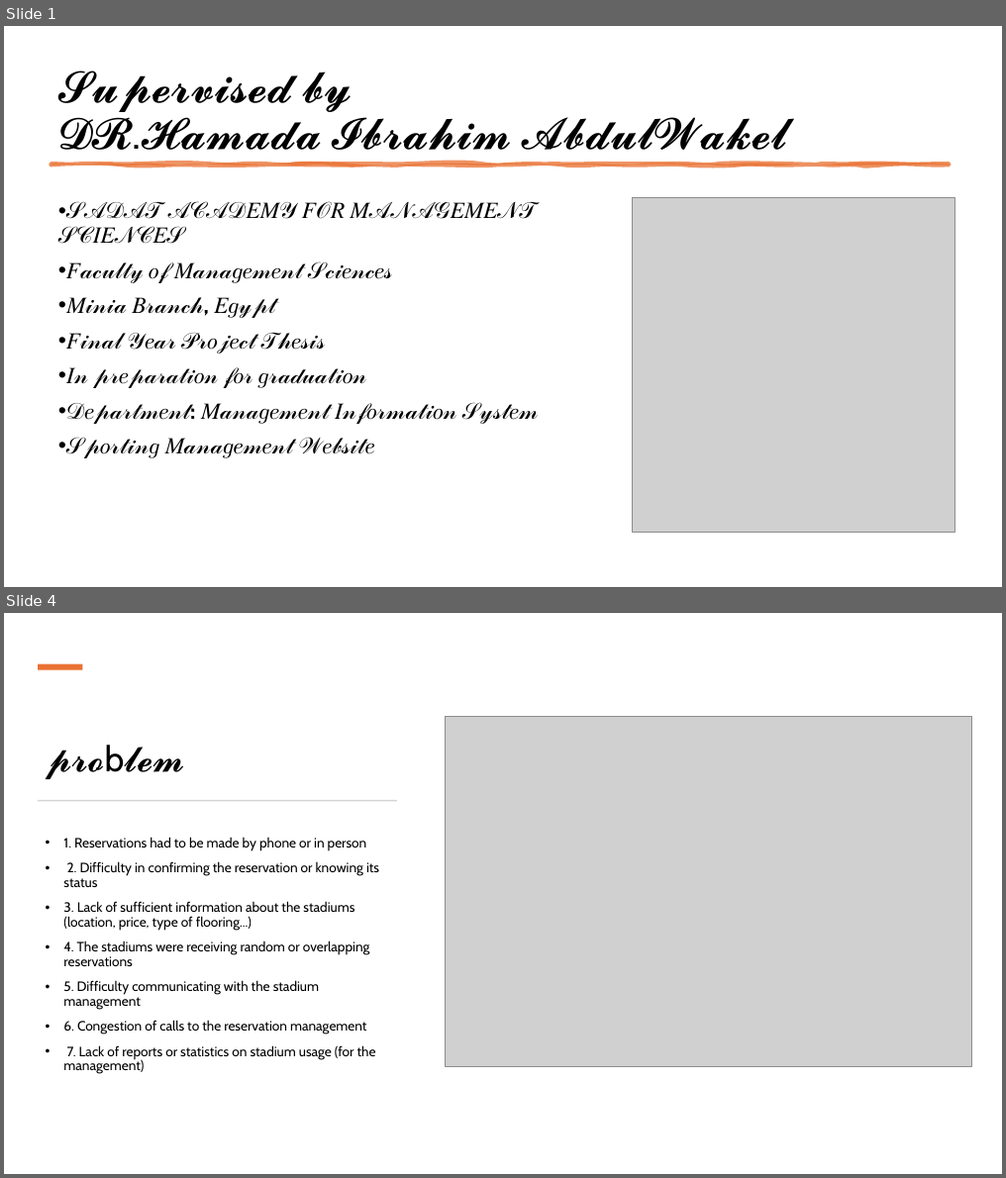
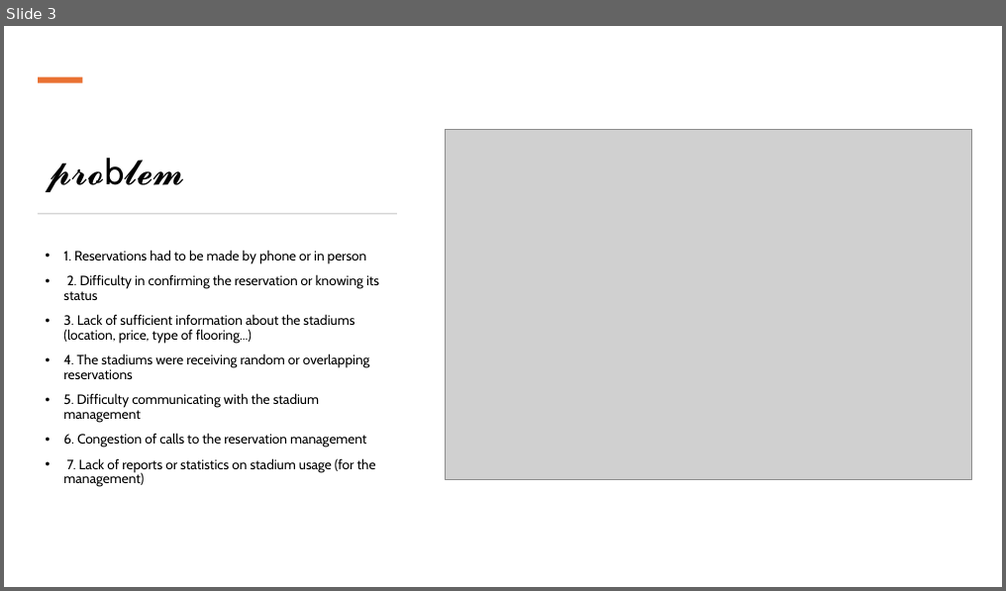
Before and after one commit to Fodenbasem/Sporting-Managment, a slide deck: pwoer point imade/Final.pptx. Shown one above the other, each under a label of ours: slides 1 and 4 before the commit, slide 3 after it; the slides between them are not shown. The pictures are 1006x1178 and 1006x591 pixels, drawn with LibreOffice and Linux fonts; fonts in the diff are those of the drawing; grey boxes stand for pictures. Boxes give left, top, right and bottom in pixels: in the first picture for what was removed or moved away, otherwise in the second. Text is boxed around its words. In the diff, an @@ line names an element or a change of style, - is before the commit and + after.

```diff
--- a/pwoer point imade/Final.pptx
+++ b/pwoer point imade/Final.pptx
@@ slide 1 removed at bbox=[4, 26, 1002, 587], background #FFFFFF @@
@@ title removed at bbox=[58, 71, 788, 162] @@
-𝓢𝓾𝓹𝓮𝓻𝓿𝓲𝓼𝓮𝓭 𝓫𝔂
-𝓓𝓡.𝓗𝓪𝓶𝓪𝓭𝓪 𝓘𝓫𝓻𝓪𝓱𝓲𝓶 𝓐𝓫𝓭𝓾𝓵𝓦𝓪𝓴𝓮𝓵
@@ freeform shape removed at bbox=[52, 164, 949, 166] @@
@@ text removed at bbox=[58, 201, 539, 459] @@
-• 𝒮𝒜𝒟𝒜𝒯 𝒜𝒞𝒜𝒟𝐸𝑀𝒴 𝐹𝒪𝑅 𝑀𝒜𝒩𝒜𝒢𝐸𝑀𝐸𝒩𝒯 𝒮𝒞𝐼𝐸𝒩𝒞𝐸𝒮
-• 𝐹𝒶𝒸𝓊𝓁𝓉𝓎 𝑜𝒻 𝑀𝒶𝓃𝒶𝑔𝑒𝓂𝑒𝓃𝓉 𝒮𝒸𝒾𝑒𝓃𝒸𝑒𝓈
-• 𝑀𝒾𝓃𝒾𝒶 𝐵𝓇𝒶𝓃𝒸𝒽, 𝐸𝑔𝓎𝓅𝓉
-• 𝐹𝒾𝓃𝒶𝓁 𝒴𝑒𝒶𝓇 𝒫𝓇𝑜𝒿𝑒𝒸𝓉 𝒯𝒽𝑒𝓈𝒾𝓈
-• 𝐼𝓃 𝓅𝓇𝑒𝓅𝒶𝓇𝒶𝓉𝒾𝑜𝓃 𝒻𝑜𝓇 𝑔𝓇𝒶𝒹𝓊𝒶𝓉𝒾𝑜𝓃
-• 𝒟𝑒𝓅𝒶𝓇𝓉𝓂𝑒𝓃𝓉: 𝑀𝒶𝓃𝒶𝑔𝑒𝓂𝑒𝓃𝓉 𝐼𝓃𝒻𝑜𝓇𝓂𝒶𝓉𝒾𝑜𝓃 𝒮𝓎𝓈𝓉𝑒𝓂
-• 𝒮𝓅𝑜𝓇𝓉𝒾𝓃𝑔 𝑀𝒶𝓃𝒶𝑔𝑒𝓂𝑒𝓃𝓉 𝒲𝑒𝒷𝓈𝒾𝓉𝑒
@@ picture removed at bbox=[632, 197, 954, 533] @@
@@ what was slide 4 is now slide 3 @@
```
Also in this commit, not shown: 1 slide changed.
